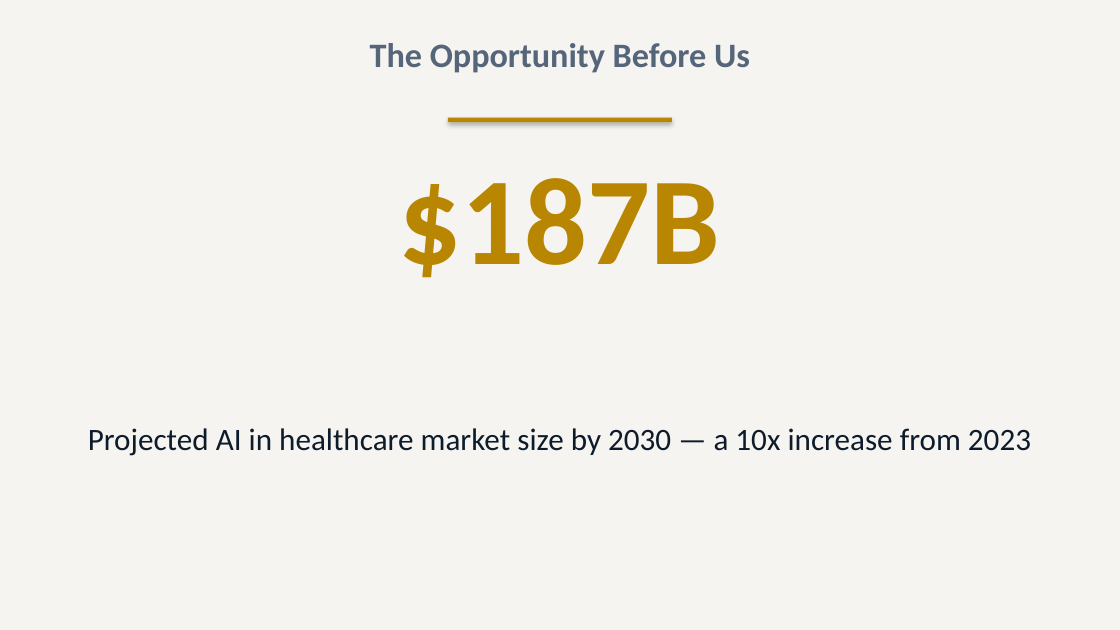
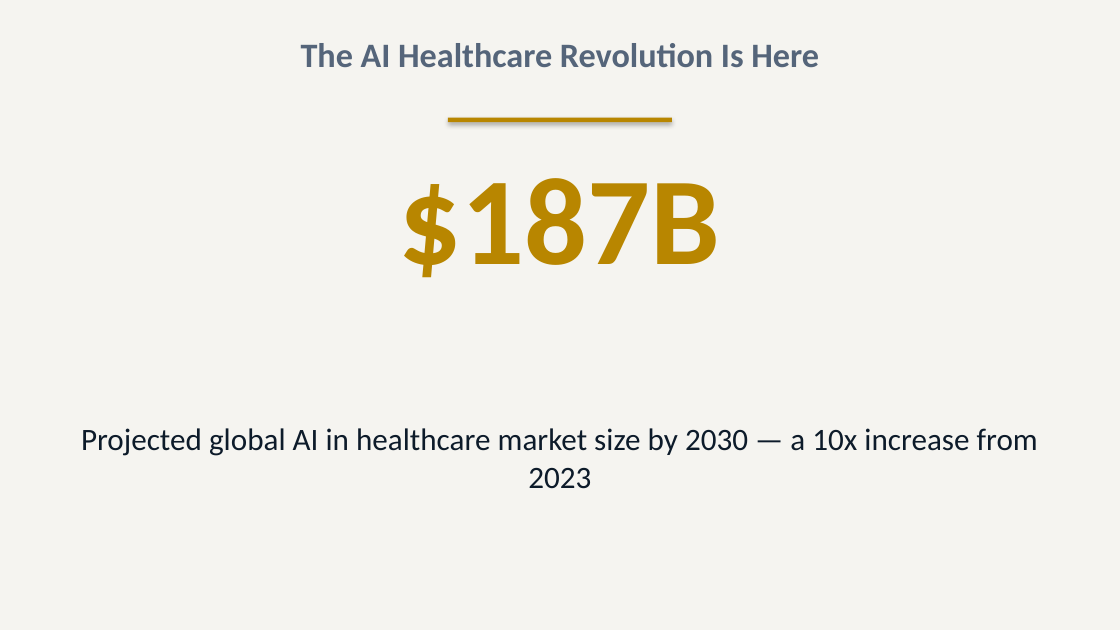
Before and after one commit to Moodswing9/claude-deck-generator, a slide deck: slide 2 of The Future of AI in Healthcare.pptx. Drawn at 1120x630 pixels with LibreOffice and Linux fonts; fonts in the diff are those of the drawing. Boxes give left, top, right and bottom in pixels: in the first picture for what was removed or moved away, otherwise in the second. Text is boxed around its words. In the diff, an @@ line names an element or a change of style, - is before the commit and + after.

```diff
--- a/The Future of AI in Healthcare.pptx
+++ b/The Future of AI in Healthcare.pptx
@@ text at (301,43,819,67): text changed @@
-The Opportunity Before Us
+The AI Healthcare Revolution Is Here
@@ text at (81,428,1038,489): text changed @@
-Projected AI in healthcare market size by 2030 — a 10x increase from 2023
+Projected global AI in healthcare market size by 2030 — a 10x increase from 2023
```
Also in this commit, not shown: 4 other slides changed, 8 slides added, 7 slides removed, 1 other file.
